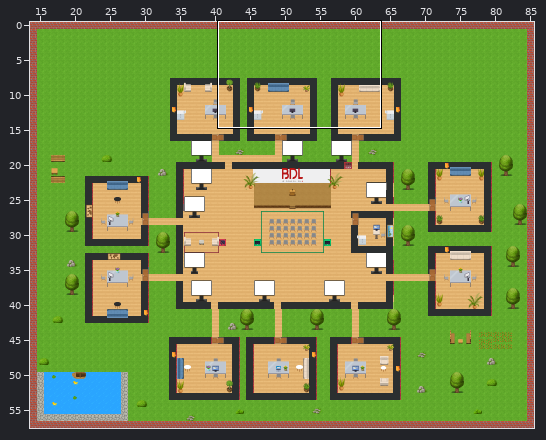
Two states of a Tiled map (JSON), map.tmj. The first picture is a wide view before the edit; the outline marks the close-up.
Close-up. Old version:
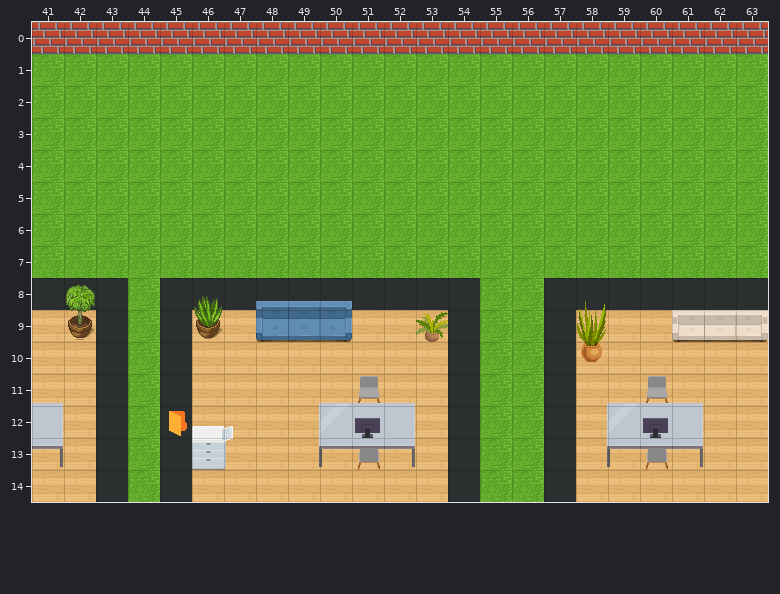
Cells are 32x32 px. Shown: x 41..63, y 0..14. The commit also changed other parts of the map, which this record leaves out.
New version:
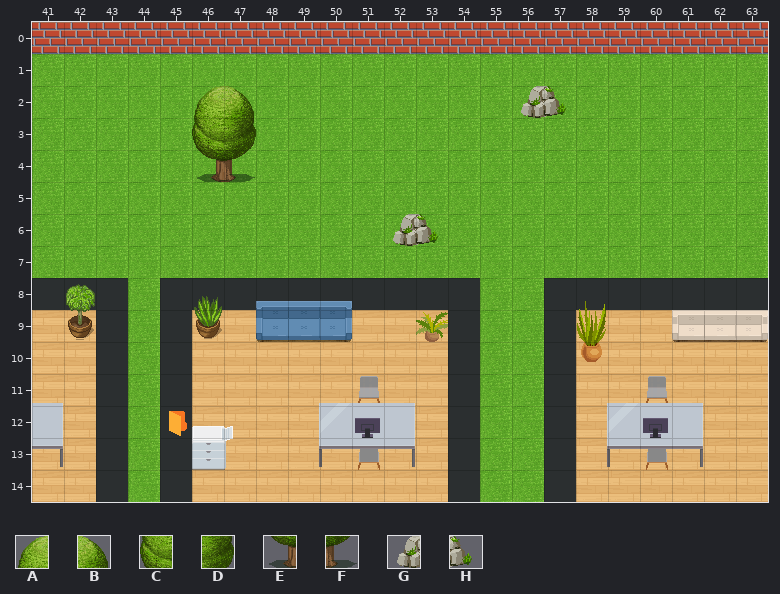
Key: from "WA_Exterior": A 0, B 1, C 25, D 26, E 50, F 51, G 477, H 478.
_ is an empty cell.
The edit:
Changed rows in their new state; . is an unchanged cell.
Layer "floor/floor2":
first column x 46:
 2 AB........GH
 3 CD..........
 4 EF..........
 6 ......GH....
